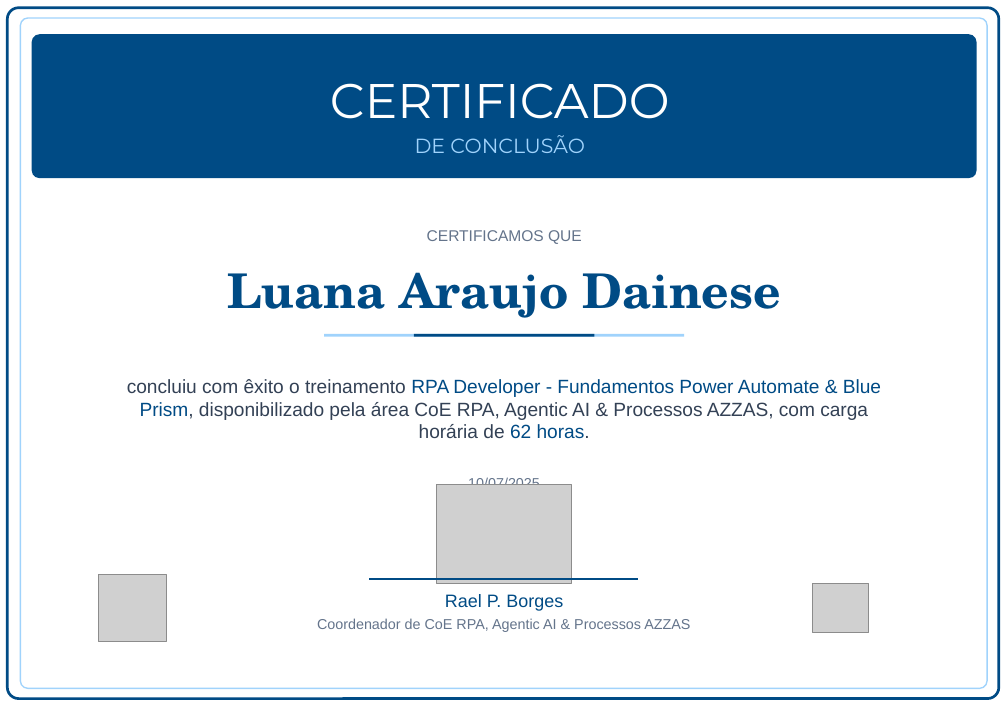
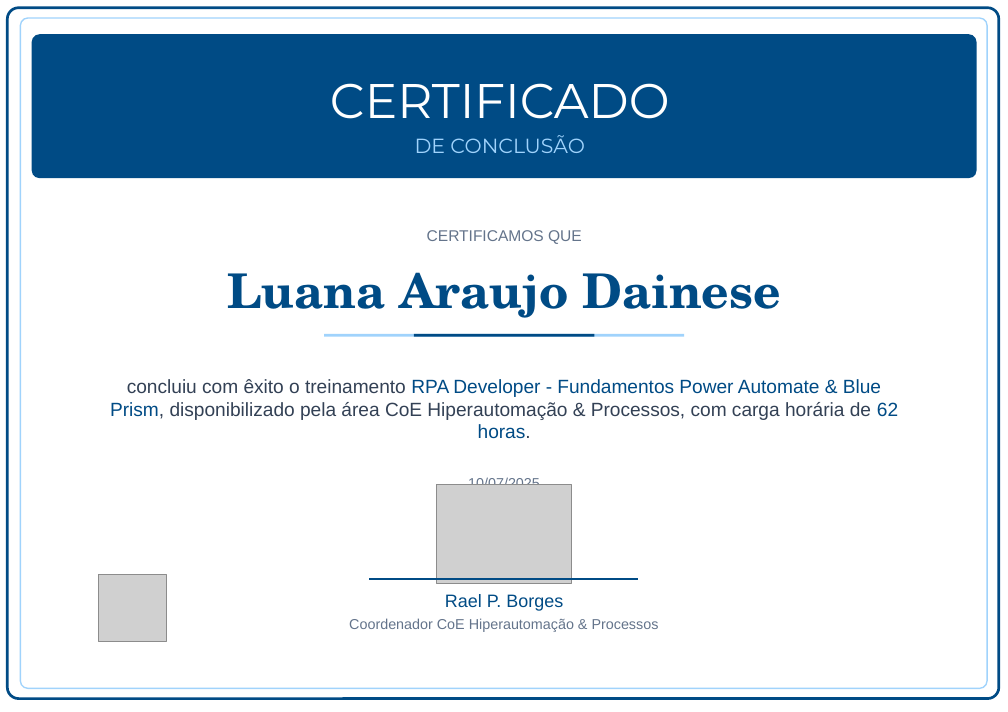
Before and after one commit to rpacontrolroom-hub/NexaAcademy, a slide deck: slide 1 of public/certificates/modelo-certificado-base.pptx. Drawn at 1008x712 pixels with LibreOffice and Linux fonts; fonts in the diff are those of the drawing; grey boxes stand for pictures; background and template pictures are left out. Boxes give left, top, right and bottom in pixels: in the first picture for what was removed or moved away, otherwise in the second. Text is boxed around its words. In the diff, an @@ line names an element or a change of style, - is before the commit and + after.

```diff
--- a/public/certificates/modelo-certificado-base.pptx
+++ b/public/certificates/modelo-certificado-base.pptx
@@ text at box(110, 379, 898, 439): text changed @@
-concluiu com êxito o treinamento RPA Developer - Fundamentos Power Automate & Blue Prism, disponibilizado pela área CoE RPA, Agentic AI & Processos AZZAS, com carga horária de 62 horas.
+concluiu com êxito o treinamento RPA Developer - Fundamentos Power Automate & Blue Prism, disponibilizado pela área CoE Hiperautomação & Processos, com carga horária de 62 horas.
@@ picture removed at box(812, 584, 869, 633) @@
@@ text at box(349, 618, 659, 632): text changed @@
-Coordenador de CoE RPA, Agentic AI & Processos AZZAS
+Coordenador CoE Hiperautomação & Processos
```
Also in this commit, not shown: 11 other files.
